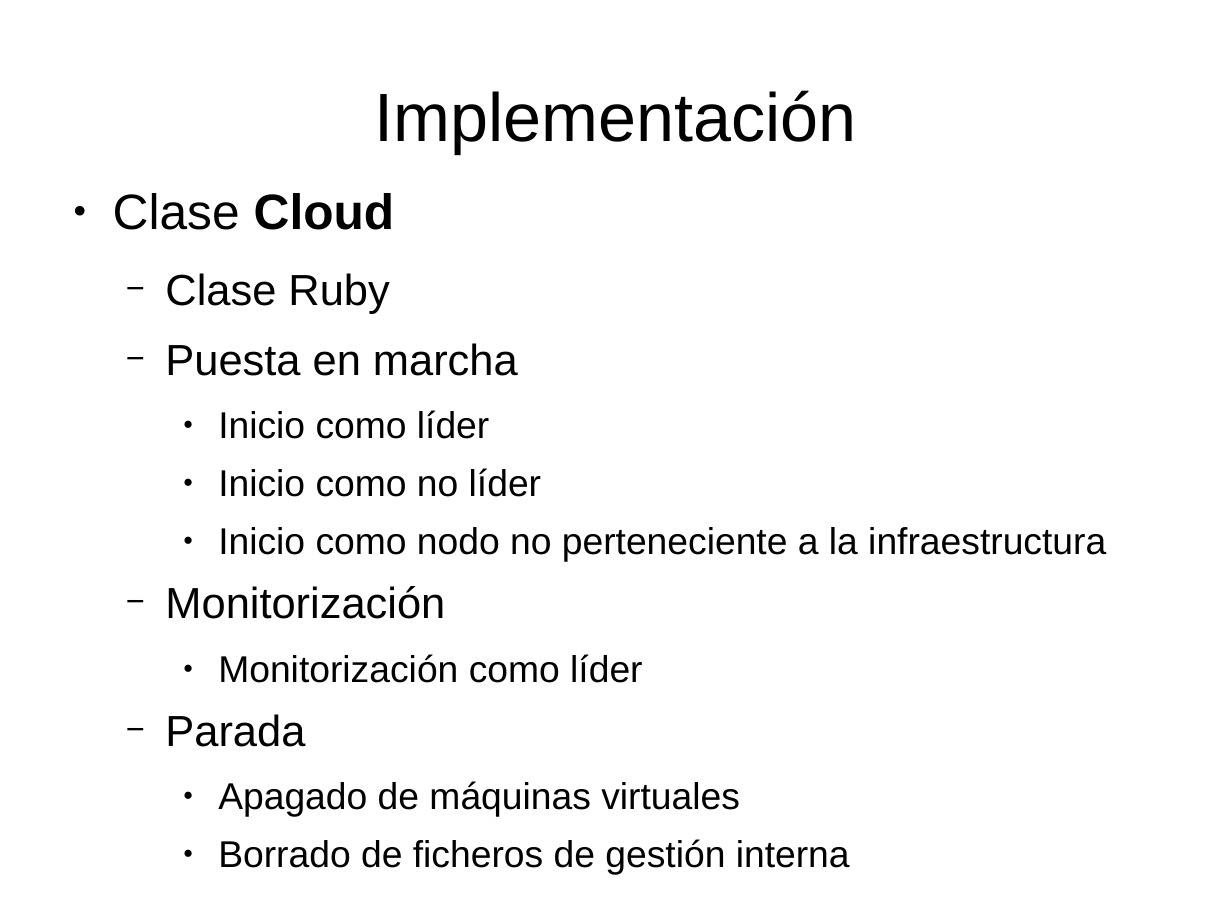
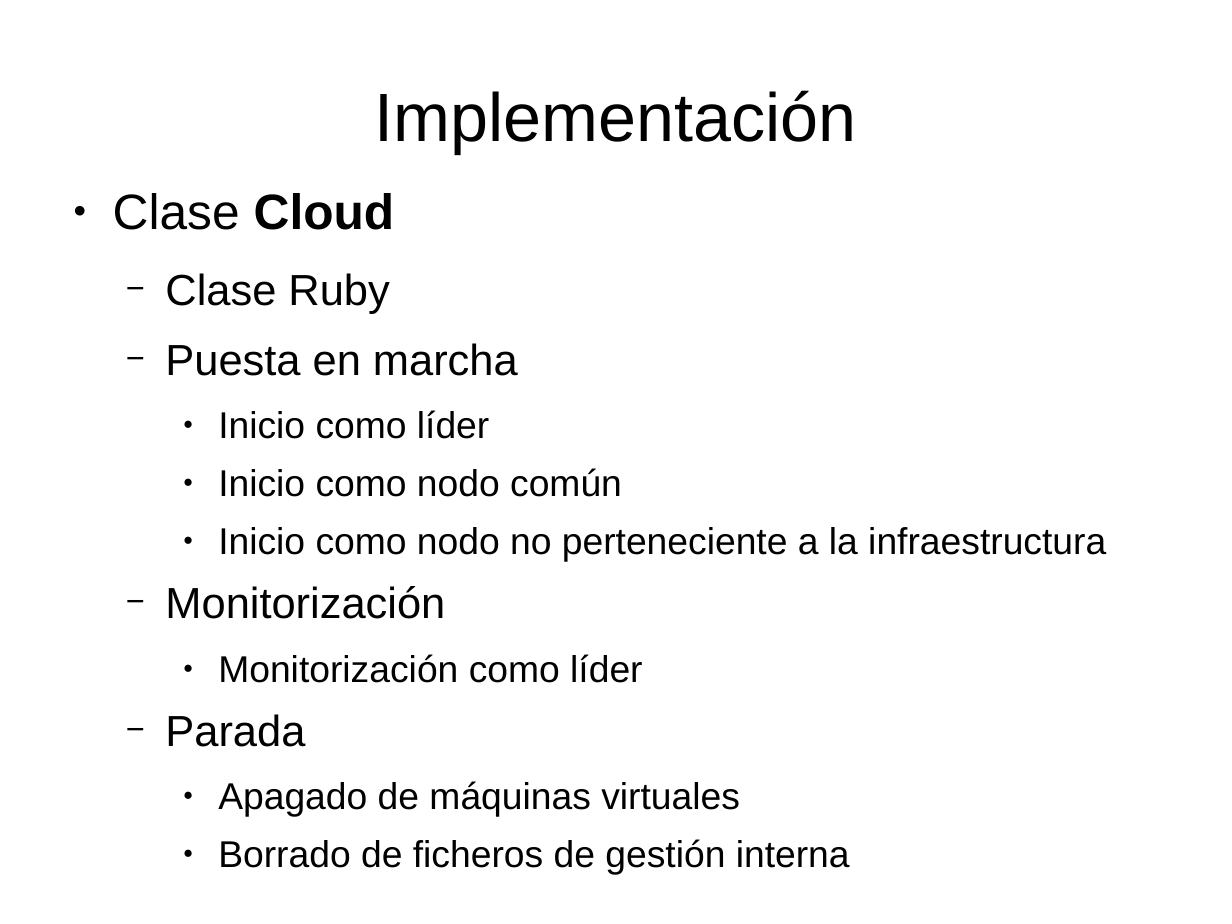
Before and after one commit to dcere/pfc, a slide deck: slide 12 of adm/presentacion/presentacion.odp. Drawn at 1232x924 pixels with LibreOffice and Linux fonts; fonts in the diff are those of the drawing. Boxes give left, top, right and bottom in pixels: in the first picture for what was removed or moved away, otherwise in the second. Text is boxed around its words. In the diff, an @@ line names an element or a change of style, - is before the commit and + after.

```diff
--- a/adm/presentacion/presentacion.odp
+++ b/adm/presentacion/presentacion.odp
@@ text at [218,468,622,497]: text changed @@
-    ● Inicio como no líder
+    ● Inicio como nodo común
```
Also in this commit, not shown: 2 other slides changed, 2 slides added, 1 slide removed, 1 other file.
